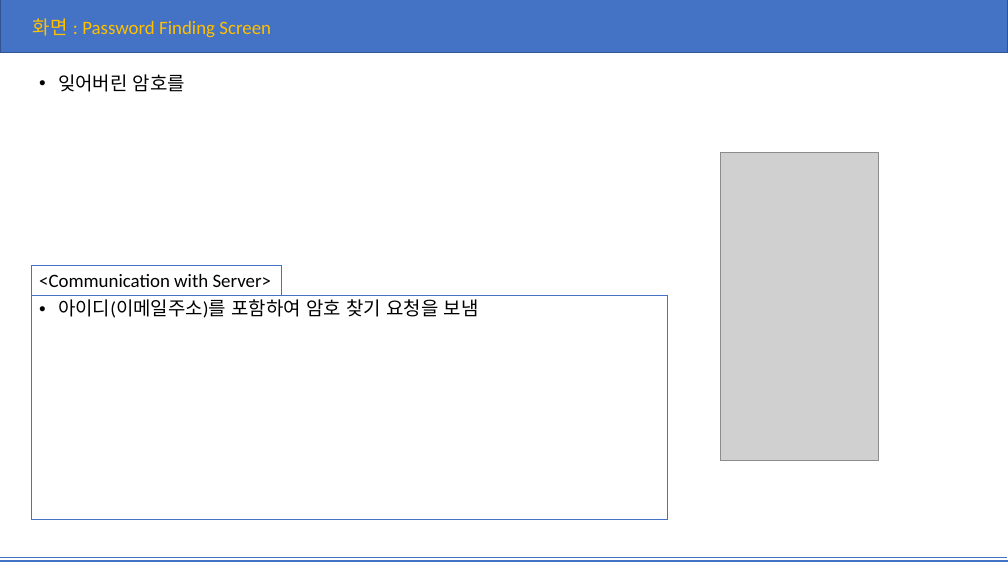
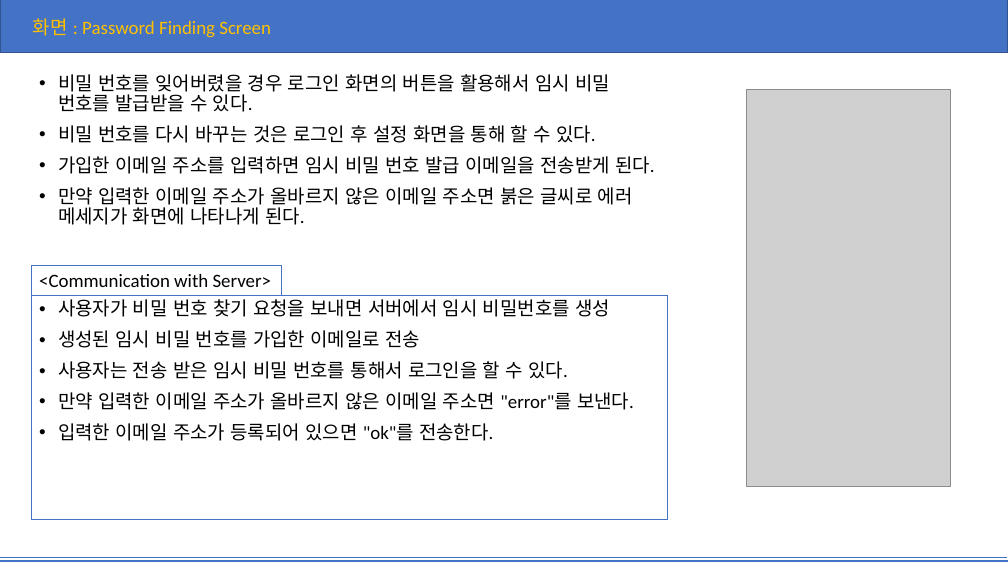
Before and after one commit to yjin910/Technonia_i_app, a slide deck: slide 6 of TEMS.pptx. Drawn at 1008x567 pixels with LibreOffice and Linux fonts; fonts in the diff are those of the drawing; grey boxes stand for pictures. Boxes give left, top, right and bottom in pixels: in the first picture for what was removed or moved away, otherwise in the second. Text is boxed around its words. In the diff, an @@ line names an element or a change of style, - is before the commit and + after.

```diff
--- a/TEMS.pptx
+++ b/TEMS.pptx
@@ text at box(58, 74, 655, 225): text changed @@
-• 잊어버린 암호를
+• 비밀 번호를 잊어버렸을 경우 로그인 화면의 버튼을 활용해서 임시 비밀 번호를 발급받을 수 있다.
+• 비밀 번호를 다시 바꾸는 것은 로그인 후 설정 화면을 통해 할 수 있다.
+• 가입한 이메일 주소를 입력하면 임시 비밀 번호 발급 이메일을 전송받게 된다.
+• 만약 입력한 이메일 주소가 올바르지 않은 이메일 주소면 붉은 글씨로 에러 메세지가 화면에 나타나게 된다.
@@ picture added at box(746, 89, 951, 486) @@
@@ picture removed at box(721, 153, 879, 461) @@
@@ text in rectangle at box(58, 299, 634, 441): text changed @@
-• 아이디(이메일주소)를 포함하여 암호 찾기 요청을 보냄
+• 사용자가 비밀 번호 찾기 요청을 보내면 서버에서 임시 비밀번호를 생성
+• 생성된 임시 비밀 번호를 가입한 이메일로 전송
+• 사용자는 전송 받은 임시 비밀 번호를 통해서 로그인을 할 수 있다.
+• 만약 입력한 이메일 주소가 올바르지 않은 이메일 주소면 "error"를 보낸다.
+• 입력한 이메일 주소가 등록되어 있으면 "ok"를 전송한다.
```
Also in this commit, not shown: 7 other slides changed, 6 slides added, 28 slides removed, 5 other files.
